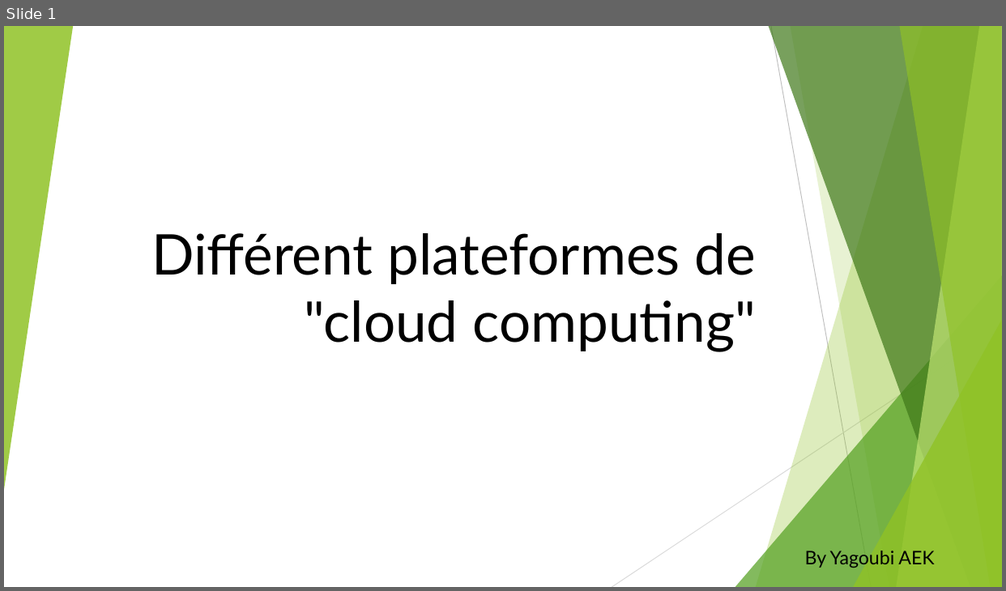
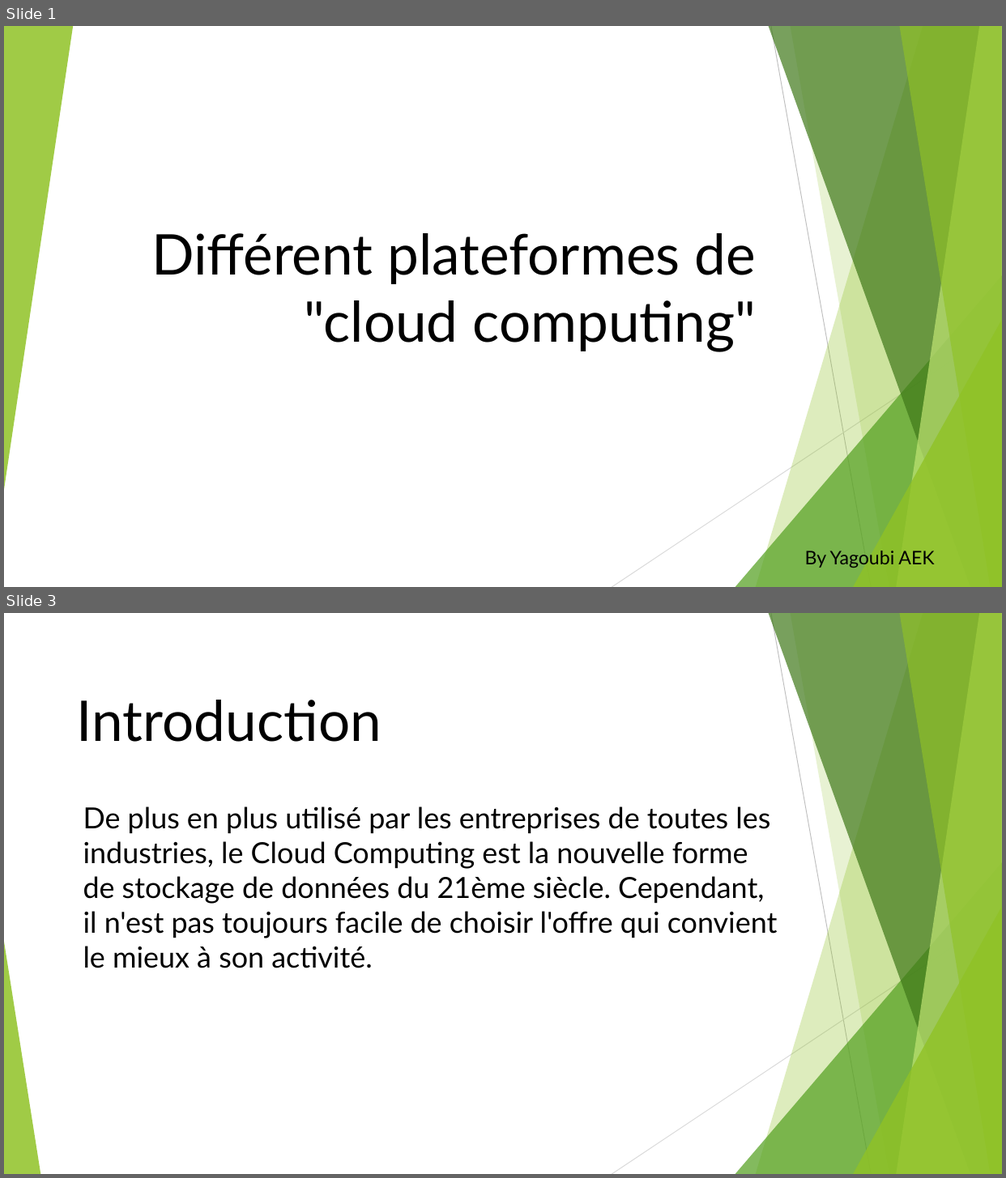
Before and after one commit to yagoubigithub/silde, a slide deck: différent plateformes de.pptx. Shown one above the other, each under a label of ours: slide 1 before the commit, slides 1 and 3 after it; the slides between them are not shown. The pictures are 1006x591 and 1006x1178 pixels, drawn with LibreOffice and Linux fonts; fonts in the diff are those of the drawing. Boxes give left, top, right and bottom in pixels: in the first picture for what was removed or moved away, otherwise in the second. Text is boxed around its words. In the diff, an @@ line names an element or a change of style, - is before the commit and + after.

```diff
--- a/différent plateformes de.pptx
+++ b/différent plateformes de.pptx
@@ slide 3 added at bbox=[4, 613, 1002, 1174], background #FFFFFF; not listed: 9 template elements that a slide beside it also shows @@
@@ text added at bbox=[77, 700, 381, 742], 54 pt, text #000000 @@
+Introduction
@@ text added at bbox=[83, 807, 778, 969], 28 pt, text #000000 @@
+De plus en plus utilisé par les entreprises de toutes les industries, le Cloud Computing est la nouvelle forme de stockage de données du 21ème siècle. Cependant, il n'est pas toujours facile de choisir l'offre qui convient le mieux à son activité.
@@ triangle added at bbox=[4, 942, 40, 1174], fill #90C226 at 85% opacity @@
```
Also in this commit, not shown: 1 slide changed, 7 other slides added, 1 slide removed.
